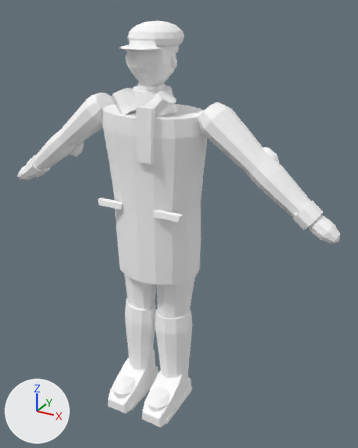
An edit to the Blender file ArtSource/VillageLife/RepairNeighbor.blend, drawn before and after from the same camera.
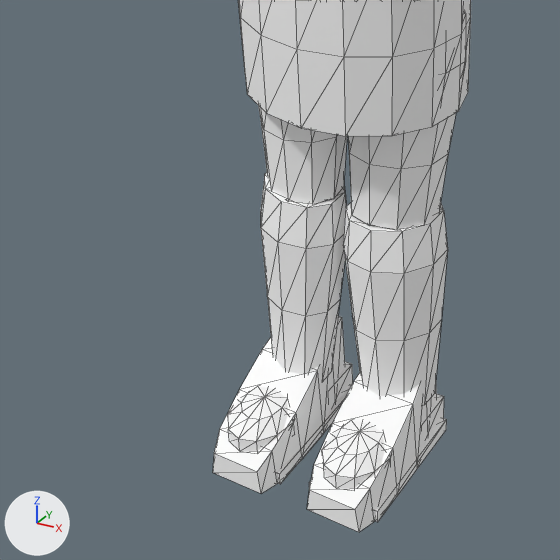
The first picture shows the older version from a 50 mm camera at (1.06, -1.725, 1.792) aimed at (0.095, 0.03, 0.915). The close-ups show the older and then the newer version on the part from 9% to 65% of the width and 53% to 98% of the height of that picture. Only the edits that show in the close-ups are written down. The axes (+X, +Y, +Z) are drawn at lower left. The lights are the same throughout. The close-ups show mesh edges as thin lines.

Script lines for the objects in view, before the commit:
```python
me_clo_shin_r_mesh = bpy.data.meshes.new('CLO_Shin.R_Mesh')
me_clo_shin_r_mesh.from_pydata(...)  # 40 vertices, 76 faces; spans x -0.084..0.081, y -0.116..0.05, z -0.386..0.007
me_clo_shin_r_mesh.materials.append(mat_mat_player3dlit)
me_clo_thigh_l_mesh = bpy.data.meshes.new('CLO_Thigh.L_Mesh')
me_clo_thigh_l_mesh.from_pydata(...)  # 40 vertices, 76 faces; spans x -0.092..0.104, y -0.106..0.086, z -0.396..-0.011
me_clo_thigh_l_mesh.materials.append(mat_mat_player3dlit)
me_geo_shoe_l_mesh = bpy.data.meshes.new('GEO_Shoe.L_Mesh')
me_geo_shoe_l_mesh.from_pydata(...)  # 24 vertices, 44 faces; spans x -0.069..0.069, y -0.223..0.059, z -0.095..0.084
me_geo_shoe_l_mesh.materials.append(mat_mat_player3dlit)
ob_clo_shin_r = bpy.data.objects.new('CLO_Shin.R', me_clo_shin_r_mesh)
ob_clo_shin_r.location = (-0.088, 0.01, 0.485)
ob_clo_thigh_l = bpy.data.objects.new('CLO_Thigh.L', me_clo_thigh_l_mesh)
ob_clo_thigh_l.location = (0.092, 0.01, 0.878)
ob_geo_shoe_l = bpy.data.objects.new('GEO_Shoe.L', me_geo_shoe_l_mesh)
ob_geo_shoe_l.location = (0.096, -0.022, 0.095)
# also in view: 'CLO_Shin.L' at (0.09, -0.014, 0.295); 'CLO_Thigh.R' at (-0.098, 0.002, 0.674); 'GEO_ShoeSole.R' at (-0.096, -0.091, 0.012); 'GEO_BootToeCap.L' at (0.096, -0.151, 0.074); 'CLO_WinterCoat' at (0.0, 0.002, 1.051)
```
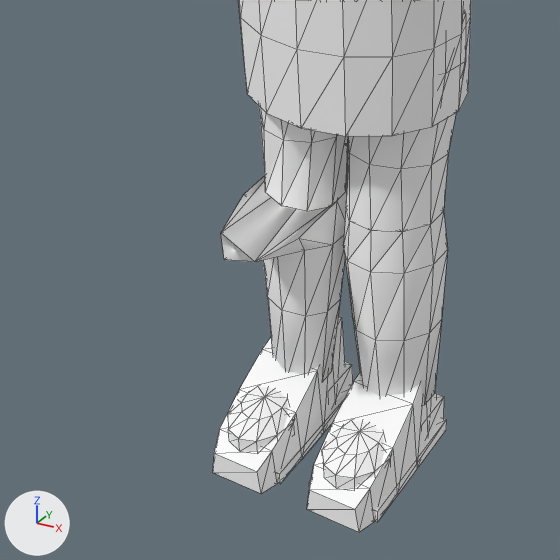
The newer file adds a shape key; the second version is drawn at full value of the shape key 'JointVolume.Knee.R' of 'CLO_Shin.R', and the change is written as the vertex moves it makes.

Where the change shows, as pixel boxes (x1, y1, x2, y2) in the close-ups (560 x 560 px; the box of a moved part takes in the faces that stretch with it):
'CLO_Shin.R', reshaped (49% wider, 14% taller): before (261, 173, 346, 379); after (221, 143, 348, 379)
'CLO_Thigh.L', reshaped: before (348, 12, 466, 230); after (346, 12, 466, 232)
part 1 of me_clo_thigh_l_mesh, moved or reshaped: before (349, 153, 448, 230); after (346, 144, 448, 232)
part 2 of me_clo_shin_r_mesh, moved or reshaped: before (261, 173, 346, 316); after (221, 143, 348, 316)

Edits to the bpy script that builds the scene:
```text
Change me_clo_thigh_l_mesh:
    used by ob_clo_thigh_l; location = (0.092, 0.01, 0.878)
    remove me_clo_thigh_l_mesh.from_pydata(...)  # 40 vertices, 76 faces; spans x -0.092..0.104, y -0.106..0.086, z -0.396..-0.011
    add me_clo_thigh_l_mesh.from_pydata(...)  # 40 vertices, 76 faces; spans x -0.092..0.104, y -0.106..0.086, z -0.395..-0.011
    me_clo_thigh_l_mesh part 1: all 10 vertices in x -0.076..0.068, y -0.091..0.045, z -0.396..-0.388 are multiplied about their middle by the matrix ((1.092, -0.126, -0.048), (0.125, 1.092, -0.033), (0.051, 0.027, 1.098)), then moved by (0.0, 0.0, -0.001)
Change me_clo_shin_r_mesh:
    used by ob_clo_shin_r; location = (-0.088, 0.01, 0.485)
    remove me_clo_shin_r_mesh.from_pydata(...)  # 40 vertices, 76 faces; spans x -0.084..0.081, y -0.116..0.05, z -0.386..0.007
    add me_clo_shin_r_mesh.from_pydata(...)  # 40 vertices, 76 faces; spans x -0.084..0.081, y -0.275..0.121, z -0.386..0.002
    me_clo_shin_r_mesh part 2: 15 of 40 vertices moved; they spanned x -0.083..0.081, y -0.116..0.046, z -0.074..0.007 and now span x -0.083..0.081, y -0.275..0.121, z -0.074..0.002; mean shift (0.001, -0.033, -0.002); largest move (0.002, -0.105, 0.007) -> (0.005, -0.275, -0.003)
```
